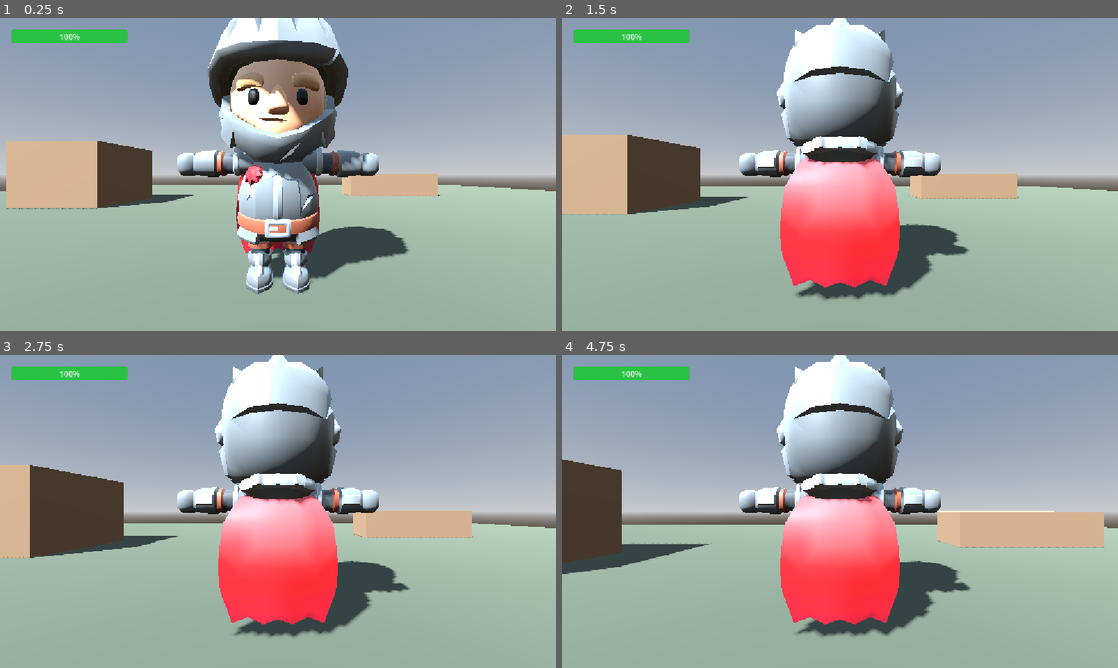
Above: before the commit, frames 1-4 (two rows, left to right).
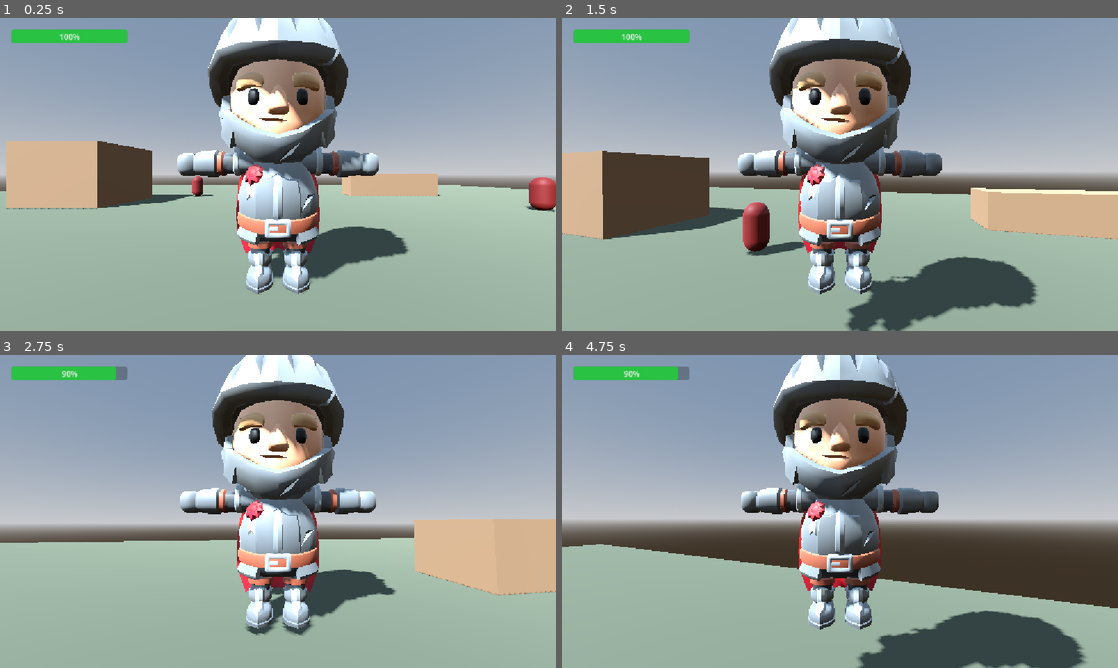
Above: after the commit, the same moments.

Repository: God-of-Bugs/Neon-Override
Game: Godot game, scene res://MainWorld.tscn
The game is run twice, just before and just after one commit, with the same random seed, the same clock (stepped at 60 frames per second) and the same inputs.
Inputs (mouse positions are in pixels of both pictures, inside the frame that each line leads up to):
- Up to frame 1 (0.25 s): no input
- Up to frame 2 (1.5 s): tap Enter (ui_accept) at 0.5, 0.8, 1.35 s; move the mouse to (867, 174) at 0.52 s; hold Up (ui_up) from 0.53 s (still down); click (867, 174) at 0.6 s; tap Space (jump) at 0.77, 1.07 s; move the mouse to (812, 174) at 1.27 s
- Up to frame 3 (2.75 s): keep holding Up (ui_up); tap Space (jump) at 1.52, 1.55, 1.82, 2.1 s; move the mouse to (289, 505) at 2.02 s; click (289, 505) at 2.3 s
- Up to frame 4 (4.75 s): keep holding Up (ui_up); move the mouse to (834, 517) at 2.77 s; click (834, 517) at 2.85 s; tap Space (jump) at 3.02, 3.32, 3.77, 3.8, 4.07, 4.52 s; tap Enter (ui_accept) at 3.05, 3.6 s; move the mouse to (878, 514) at 3.52 s; move the mouse to (795, 508) at 4.27 s; click (795, 508) at 4.35 s

The runs differ from the first frame. In frame 1, 0.6% of the frame differs, in the area x 34-100%, y 50-62%; in frame 2, 35%; in frame 3, 32%; in frame 4, 42%, in the area x 0-100%, y 0-100%.

Commit message:
Base enemy AI tracking added. Need to fix UI button,f attack,camera position and add character animations.

Diff:
--- /dev/null
+++ b/Enemy.tscn
@@ -0,0 +1,120 @@
+[gd_scene load_steps=12 format=3]
+
+[ext_resource type="Script" path="res://enemy.gd" id="1_enemy"]
+
+[sub_resource type="CapsuleShape3D" id="CapsuleShape3D_body"]
+radius = 0.4
+height = 1.6
+
+[sub_resource type="StandardMaterial3D" id="StandardMaterial3D_body"]
+albedo_color = Color(0.42, 0.12, 0.12, 1)
+roughness = 0.6
+
+[sub_resource type="CapsuleMesh" id="CapsuleMesh_body"]
+material = SubResource("StandardMaterial3D_body")
+radius = 0.35
+height = 1.4
+
+[sub_resource type="Animation" id="Animation_idle"]
+resource_name = "idle"
+length = 1.6
+loop_mode = 1
+tracks/0/type = "value"
+tracks/0/imported = false
+tracks/0/enabled = true
+tracks/0/path = NodePath("Body:position")
+tracks/0/interp = 1
+tracks/0/loop_wrap = true
+tracks/0/keys = {
+"times": PackedFloat32Array(0, 0.8, 1.6),
+"transitions": PackedFloat32Array(1, 1, 1),
+"update": 0,
+"values": [Vector3(0, 0.75, 0), Vector3(0, 0.82, 0), Vector3(0, 0.75, 0)]
+}
+
+[sub_resource type="Animation" id="Animation_running"]
+resource_name = "running"
+length = 0.6
+loop_mode = 1
+tracks/0/type = "value"
+tracks/0/imported = false
+tracks/0/enabled = true
+tracks/0/path = NodePath("Body:position")
+tracks/0/interp = 1
+tracks/0/loop_wrap = true
+tracks/0/keys = {
+"times": PackedFloat32Array(0, 0.15, 0.3, 0.45, 0.6),
+"transitions": PackedFloat32Array(1, 1, 1, 1, 1),
+"update": 0,
+"values": [Vector3(0, 0.75, 0), Vector3(0, 0.62, 0), Vector3(0, 0.75, 0), Vector3(0, 0.62, 0), Vector3(0, 0.75, 0)]
+}
+
+[sub_resource type="Animation" id="Animation_punch"]
+resource_name = "punch"
+length = 0.4
+loop_mode = 0
+tracks/0/type = "value"
+tracks/0/imported = false
+tracks/0/enabled = true
+tracks/0/path = NodePath("Body:position")
+tracks/0/interp = 1
+tracks/0/loop_wrap = true
+tracks/0/keys = {
+"times": PackedFloat32Array(0, 0.15, 0.4),
+"transitions": PackedFloat32Array(1, 1, 1),
+"update": 0,
+"values": [Vector3(0, 0.75, 0), Vector3(0, 0.75, 0.45), Vector3(0, 0.75, 0)]
+}
+
+[sub_resource type="AnimationLibrary" id="AnimationLibrary_main"]
+_data = {
+&"idle": SubResource("Animation_idle"),
+&"punch": SubResource("Animation_punch"),
+&"running": SubResource("Animation_running")
+}
+
+[sub_resource type="ParticleProcessMaterial" id="ParticleProcessMaterial_sparks"]
+direction = Vector3(0, 1, 0)
+spread = 60.0
+initial_velocity_min = 2.0
+initial_velocity_max = 3.5
+gravity = Vector3(0, -9.8, 0)
+scale_min = 0.5
+scale_max = 1.0
+
+[sub_resource type="BoxMesh" id="BoxMesh_sparks"]
+size = Vector3(0.06, 0.06, 0.06)
+
+[node name="Enemy" type="CharacterBody3D" groups=["enemies"]]
+collision_layer = 4
+collision_mask = 1
+script = ExtResource("1_enemy")
+
+[node name="CollisionShape3D" type="CollisionShape3D" parent="."]
+transform = Transform3D(1, 0, 0, 0, 1, 0, 0, 0, 1, 0, 0.8, 0)
+shape = SubResource("CapsuleShape3D_body")
+
+[node name="NavigationAgent3D" type="NavigationAgent3D" parent="."]
+avoidance_enabled = true
+radius = 0.5
+
+[node name="EnemyModel" type="Node3D" parent="."]
+
+[node name="Body" type="MeshInstance3D" parent="EnemyModel"]
+transform = Transform3D(1, 0, 0, 0, 1, 0, 0, 0, 1, 0, 0.75, 0)
+mesh = SubResource("CapsuleMesh_body")
+
+[node name="AnimationPlayer" type="AnimationPlayer" parent="EnemyModel"]
+libraries/ = SubResource("AnimationLibrary_main")
+
+[node name="HitSparks" type="GPUParticles3D" parent="."]
+transform = Transform3D(1, 0, 0, 0, 1, 0, 0, 0, 1, 0, 1.0, 0)
+emitting = false
+amount = 16
+lifetime = 0.5
+one_shot = true
+explosiveness = 1.0
+process_material = SubResource("ParticleProcessMaterial_sparks")
+draw_pass_1 = SubResource("BoxMesh_sparks")
+
+[node name="HitSound" type="AudioStreamPlayer3D" parent="."]
--- a/MainWorld.tscn
+++ b/MainWorld.tscn
@@ -4,6 +4,7 @@
 [ext_resource type="PackedScene" uid="uid://crd0ynef5x7nr" path="res://Player.tscn" id="2_player"]
 [ext_resource type="PackedScene" path="res://UIManager.tscn" id="5_uimanager"]
 [ext_resource type="Script" uid="uid://b66083858fqb8" path="res://main_world.gd" id="6_mainworld"]
+[ext_resource type="PackedScene" path="res://Enemy.tscn" id="7_enemy"]
 
 [sub_resource type="ProceduralSkyMaterial" id="ProceduralSkyMaterial_sky"]
 
@@ -71,3 +72,15 @@
 [node name="UIManager" parent="." unique_id=1787621091 instance=ExtResource("5_uimanager")]
 
 [node name="Player" parent="." unique_id=1000001 instance=ExtResource("2_player")]
+
+[node name="Enemy1" parent="." unique_id=1575351178 instance=ExtResource("7_enemy")]
+transform = Transform3D(1, 0, 0, 0, 1, 0, 0, 0, 1, 8, 0.2, 8)
+
+[node name="Enemy2" parent="." unique_id=385144564 instance=ExtResource("7_enemy")]
+transform = Transform3D(1, 0, 0, 0, 1, 0, 0, 0, 1, -6, 0.2, -12)
+
+[node name="Enemy3" parent="." unique_id=1843643749 instance=ExtResource("7_enemy")]
+transform = Transform3D(1, 0, 0, 0, 1, 0, 0, 0, 1, 12, 0.2, -6)
+
+[node name="Enemy" parent="." unique_id=178349573 instance=ExtResource("7_enemy")]
+transform = Transform3D(1, 0, 0, 0, 1, 0, 0, 0, 1, -10.091831, -4.7683716e-07, 9.965349)
--- a/enemy.gd
+++ b/enemy.gd
@@ -8,7 +8,7 @@
 ## and the NavigationServer answers on velocity_computed() with a "safe"
 ## velocity that steers around the other enemies.
 
-const SPEED: float = 4.5  # deliberately slower than the player's 6.0
+const SPEED: float = 4.5  # deliberately slower than the player's 5.0
 const MAX_HEALTH: int = 30
 const ATTACK_RANGE: float = 1.5  # metres between origins
 
--- a/main_world.gd
+++ b/main_world.gd
@@ -4,13 +4,11 @@
 ## Wires the level together: it is the only place that knows about both the
 ## player and the HUD, so the player can stay ignorant of the UI layer.
 
-# Yahan se ': Player' hata diya hai taaki Line 7 wala error na aaye
-@onready var player = $Player
-@onready var ui_manager = $UIManager
+@onready var player: Player = $Player
+@onready var ui_manager: UIManager = $UIManager
 
 func _ready() -> void:
-	# In lines ko abhi '#' lagakar band kar diya hai kyunki naye player mein health nahi hai.
-	# Jab hum health add karenge, tab inhe wapas chalu kar lenge.
-	pass
-	# player.health_changed.connect(ui_manager.update_health)
-	# ui_manager.update_health(player.current_health)
+	# Player ki health ab HUD ke health bar se judi hai
+	player.health_changed.connect(ui_manager.update_health)
+	# Shuruaat mein ek baar bar set kar do
+	ui_manager.update_health(player.current_health)
--- a/player.gd
+++ b/player.gd
@@ -1,79 +1,126 @@
 extends CharacterBody3D
+class_name Player
 
-const SPEED = 5.0
-var gravity = ProjectSettings.get_setting("physics/3d/default_gravity")
-var is_attacking = false
-var anim_player : AnimationPlayer
+## Health, damage, death aur attack — sab yahan hai.
+## Enemies take_damage() call karte hain, UI health_changed signal se
+## update hoti hai, aur "attack" (left mouse / F) se hum ray maarte hain.
 
-func _ready():
-	# Mouse ko lock karein
+signal health_changed(value: int)
+
+const SPEED: float = 5.0
+const JUMP_VELOCITY: float = 4.5
+const MAX_HEALTH: int = 100
+const ATTACK_DAMAGE: int = 15
+const ATTACK_RANGE: float = 2.5
+const ATTACK_COOLDOWN: float = 0.5
+
+var gravity: float = ProjectSettings.get_setting("physics/3d/default_gravity")
+var current_health: int = MAX_HEALTH
+var is_dead: bool = false
+var time_since_last_attack: float = 1.0
+
+@onready var camera: Camera3D = $CameraPivot/SpringArm3D/Camera3D
+
+func _ready() -> void:
+	# Enemy isko "player" group se dhoondhte hain
+	add_to_group("player")
+	# Mouse lock karna
 	Input.mouse_mode = Input.MOUSE_MODE_CAPTURED
-	# Yeh function pure Model mein AnimationPlayer khud dhoondh lega (No crash)
-	anim_player = find_child("AnimationPlayer", true, false)
 
-func _unhandled_input(event):
-	# Camera Setup - Mouse se ghoomne ke liye
+func _unhandled_input(event: InputEvent) -> void:
+	if is_dead:
+		return
 	if event is InputEventMouseMotion:
-		$CameraPivot.rotate_y(-event.relative.x * 0.003)
-		$CameraPivot/SpringArm3D.rotate_x(-event.relative.y * 0.003)
-		# Camera ko bohot upar/neeche jaane se rokna
-		$CameraPivot/SpringArm3D.rotation.x = clamp($CameraPivot/SpringArm3D.rotation.x, -1.0, 1.0)
+		# Mouse left/right karne par POORA player ghoomega (Cylinder wala style)
+		rotate_y(-event.relative.x * 0.005)
 
-	# ESC dabane par mouse wapas aaye aur lock ho
+		# Mouse up/down karne par sirf Camera up/down hoga
+		$CameraPivot.rotate_x(-event.relative.y * 0.005)
+		# Camera ko poora palatne se rokna
+		$CameraPivot.rotation.x = clamp($CameraPivot.rotation.x, -1.0, 1.0)
+
+	# ESC dabane par mouse wapas laana
 	if Input.is_action_just_pressed("ui_cancel"):
 		if Input.mouse_mode == Input.MOUSE_MODE_VISIBLE:
 			Input.mouse_mode = Input.MOUSE_MODE_CAPTURED
 		else:
 			Input.mouse_mode = Input.MOUSE_MODE_VISIBLE
 
-func _physics_process(delta):
+func _physics_process(delta: float) -> void:
+	time_since_last_attack += delta
+
+	if is_dead:
+		# Mara hua player bas zameen pe rukta hai, move nahi karta
+		velocity.x = move_toward(velocity.x, 0, SPEED)
+		velocity.z = move_toward(velocity.z, 0, SPEED)
+		if not is_on_floor():
+			velocity.y -= gravity * delta
+		move_and_slide()
+		return
+
 	# Gravity
 	if not is_on_floor():
 		velocity.y -= gravity * delta
 
-	# Attack Logic (Space / Enter)
-	if Input.is_action_just_pressed("ui_accept") and not is_attacking:
-		is_attacking = true
-		velocity.x = 0
-		velocity.z = 0
-		play_safe_anim("Attack")
-		# Animation complete hone ke liye wait karein
-		await get_tree().create_timer(0.6).timeout
-		is_attacking = false
+	# Jump (Space)
+	if Input.is_action_just_pressed("jump") and is_on_floor():
+		velocity.y = JUMP_VELOCITY
 
-	if is_attacking:
-		move_and_slide()
-		return
+	# Attack (left mouse ya F) — cooldown ke saath
+	if Input.is_action_just_pressed("attack") and time_since_last_attack >= ATTACK_COOLDOWN:
+		_try_attack()
 
-	# Proper Camera-Relative Movement
-	var input_dir = Input.get_vector("ui_left", "ui_right", "ui_up", "ui_down")
-	var direction = ($CameraPivot.transform.basis * Vector3(input_dir.x, 0, input_dir.y)).normalized()
+	# W, A, S, D Movement (Player jahan dekh raha hai uske relative)
+	var input_dir: Vector2 = Input.get_vector("ui_left", "ui_right", "ui_up", "ui_down")
+	var direction: Vector3 = (transform.basis * Vector3(input_dir.x, 0, input_dir.y)).normalized()
 
 	if direction:
 		velocity.x = direction.x * SPEED
 		velocity.z = direction.z * SPEED
-
-		# Character ko smooth ghumana, sirf flat zameen par (Y-axis mix na ho)
-		var look_target = global_position - direction
-		look_target.y = global_position.y
-
-		if not global_position.is_equal_approx(look_target):
-			$Model.look_at(look_target, Vector3.UP)
-
-		play_safe_anim("Run")
 	else:
 		velocity.x = move_toward(velocity.x, 0, SPEED)
 		velocity.z = move_toward(velocity.z, 0, SPEED)
-		play_safe_anim("Idle")
 
 	move_and_slide()
 
-# Safely animation play karne ka function
-func play_safe_anim(anim_name: String):
-	if anim_player == null:
+
+## Camera ki taraf dekh kar saamne 2.5m ke andar enemy pe ray maarta hai.
+func _try_attack() -> void:
+	time_since_last_attack = 0.0
+	var look_dir: Vector3 = -camera.global_transform.basis.z
+	look_dir.y = 0.0
+	look_dir = look_dir.normalized()
+	if look_dir == Vector3.ZERO:
 		return
+	var origin: Vector3 = global_position + Vector3(0, 1.0, 0)
+	var query: PhysicsRayQueryParameters3D = PhysicsRayQueryParameters3D.create(
+		origin, origin + look_dir * ATTACK_RANGE, 4)
+	query.exclude = [self.get_rid()]
+	var hit: Dictionary = get_world_3d().direct_space_state.intersect_ray(query)
+	if hit.is_empty():
+		return
+	var collider: Object = hit["collider"]
+	if collider and collider.has_method("take_damage"):
+		collider.call("take_damage", ATTACK_DAMAGE)
 
-	if anim_player.has_animation(anim_name):
-		anim_player.play(anim_name)
-	elif anim_player.has_animation(anim_name.to_lower()):
-		anim_player.play(anim_name.to_lower())
+
+## Enemy isse damage ke liye call karta hai.
+func take_damage(amount: int) -> void:
+	if is_dead:
+		return
+	current_health = maxi(current_health - amount, 0)
+	health_changed.emit(current_health)
+	# Screen pe laal damage flash
+	var ui_manager: Node = get_tree().get_first_node_in_group("ui_manager")
+	if ui_manager != null and ui_manager.has_method("flash_damage"):
+		ui_manager.call("flash_damage")
+	if current_health <= 0:
+		_die()
+
+
+func _die() -> void:
+	is_dead = true
+	print("[Player] died — game over!")
+	var ui_manager: Node = get_tree().get_first_node_in_group("ui_manager")
+	if ui_manager != null and ui_manager.has_method("show_game_over"):
+		ui_manager.call("show_game_over")
--- a/player.tscn
+++ b/player.tscn
@@ -22,9 +22,12 @@
 
 [node name="SpringArm3D" type="SpringArm3D" parent="CameraPivot" unique_id=1000005]
 transform = Transform3D(1, 0, 0, 0, 1, 0, 0, 0, 1, 0, 1.5, 0)
+collision_mask = 0
 spring_length = 3.0
 
 [node name="Camera3D" type="Camera3D" parent="CameraPivot/SpringArm3D" unique_id=1000006]
+transform = Transform3D(1, 0, 0, 0, 1, 0, 0, 0, 1, 0.8, 0.5, 0.145)
 current = true
+fov = 75.0
 
 [editable path="Model"]
--- a/ui_manager.gd
+++ b/ui_manager.gd
@@ -17,6 +17,9 @@
 func _ready() -> void:
 	game_over_panel.visible = false
 	damage_overlay.color = Color(0.5, 0.0, 0.0, 0.0)
+	# Full-screen overlay mouse events ko kha jaata hai — player ke mouse-look
+	# ko kaam karne ke liye ise IGNORE karna zaroori hai.
+	damage_overlay.mouse_filter = Control.MOUSE_FILTER_IGNORE
 
 
 ## Mirrors the player's current health onto the bar.
Not shown, changed: res/KayKit_Adventurers_2.0_FREE/KayKit_Adventurers_2.0_FREE/Animations/gltf/Rig_Medium/Rig_Medium_General.glb.import
Not shown, changed: res/KayKit_Adventurers_2.0_FREE/KayKit_Adventurers_2.0_FREE/Animations/gltf/Rig_Medium/Rig_Medium_MovementBasic.glb.import
Not shown, added: PROJECT_LOG.md
